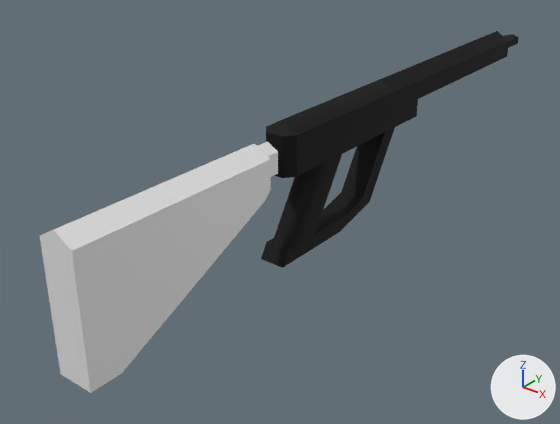
A saved change to the Blender file art/my_game.blend.
The view is the same before and after, from a 50 mm lens placed at (0.55, -0.71, 0.493), pointed at (-0.062, 0.054, 0.019). Every picture has the same lights, and +X, +Y and +Z are marked at lower right.

In view in the first picture: 'liu.gun', 'liu.gun.001', 'liu.gun.002', 'liu.gun.005'.
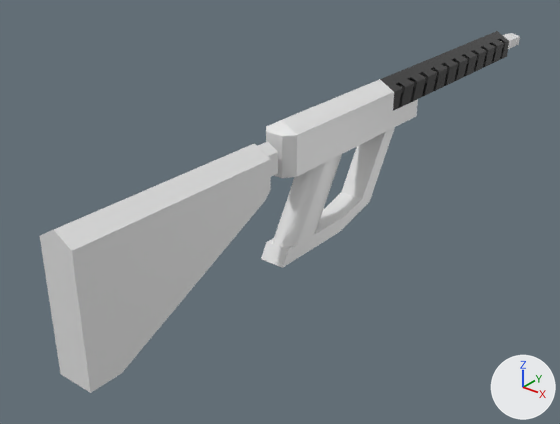
ob_cube is not drawn itself; it is used by a modifier of ob_liu_gun_001.

Location of each change, [x1, y1, x2, y2] in pixels of the pictures (560 x 424 px):
'liu.gun', surface changed, recoloured (black to white): [261, 79, 418, 268] in both
'liu.gun.001', surface changed, recoloured, reshaped (black to white): [380, 31, 509, 111] in both
'liu.gun.002', surface changed, recoloured, reshaped: before [504, 34, 518, 48]; after [400, 33, 520, 88]
part 1 of me_circle_004, built on: after [400, 34, 518, 87]

The change, as a list of edits to the scene's bpy script:
```text
Change mat_material:
    mat_material.metallic: 1.0 -> 0.0
    mat_material.base_color: (0.0353, 0.0353, 0.0353) -> (0.8, 0.8, 0.8)  # black #353535 -> white #e7e7e7
    mat_material.roughness: 0.816 -> 0.4
Add mat_material_005:
    mat_material_005 = principled_material('Material.005')
    mat_material_005.base_color = (0.0353, 0.0353, 0.0353)  # black #353535
    mat_material_005.roughness = 0.0
Change me_circle:
    where me_circle.from_pydata(...)  # 20 vertices, 15 faces; spans x -0.024..0.0, y 0.2..0.58, z 0.132..0.188
    remove me_circle.materials.append(mat_material)  # black #353535
    add me_circle.materials.append(mat_material_005)  # black #353535
Change me_circle_004:
    used by ob_liu_gun_002; location = (0.0, 0.0, 0.0)
    remove me_circle_004.from_pydata(...)  # 24 vertices, 18 faces; spans x -0.012..0.0, y 0.27..0.65, z 0.151..0.169
    add me_circle_004.from_pydata(...)  # 48 vertices, 36 faces; spans x -0.014..0.0, y 0.27..0.65, z 0.149..0.171
    me_circle_004 part 1
    3 faces are deleted
    16 vertices move from x -0.012..0.0, y 0.27..0.65, z 0.151..0.169 to x -0.014..0.0, y 0.27..0.65, z 0.149..0.171
    24 vertices are added at x -0.014..0.0, y 0.61..0.642, z 0.149..0.171
    21 new faces join them
Add me_cube:
    me_cube.from_pydata([(-0.02, 0.0, -0.014), (-0.02, -0.006, -0.021), (-0.02, -0.008, 0.014), (-0.02, -0.006, 0.021), (-0.02, 0.008, -0.014), (-0.02, 0.006, -0.021), (-0.02, 0.006, 0.021), (-0.02, 0.0, 0.014), (0.02, 0.0, -0.014), (0.02, -0.006, -0.021), (0.02, -0.006, 0.021), (0.02, -0.008, 0.014), (0.02, 0.008, -0.014), (0.02, 0.006, -0.021), (0.02, 0.0, 0.014), (0.02, 0.006, 0.021)], [], [(8, 11, 2, 0), (13, 12, 14, 15, 10, 11, 8, 9), (15, 6, 3, 10), (1, 0, 2, 3, 6, 7, 4, 5), (4, 7, 14, 12), (13, 5, 4, 12), (6, 15, 14, 7), (1, 9, 8, 0), (10, 3, 2, 11), (5, 13, 9, 1)])
Add ob_cube:
    ob_cube = bpy.data.objects.new('Cube', me_cube)
    ob_cube.location = (-0.034, 0.558, 0.16)
    ob_cube.rotation_euler = (0.0, 0.0, 3.142)  # degrees (0, 0, 180)
    _m = ob_cube.modifiers.new('Array', 'ARRAY')
    _m.fit_type = 'FIT_LENGTH'
    _m.fit_length = 0.34
    _m.relative_offset_displace = (0.0, 2.1, 0.0)
    ob_cube.hide_set(True)
```
